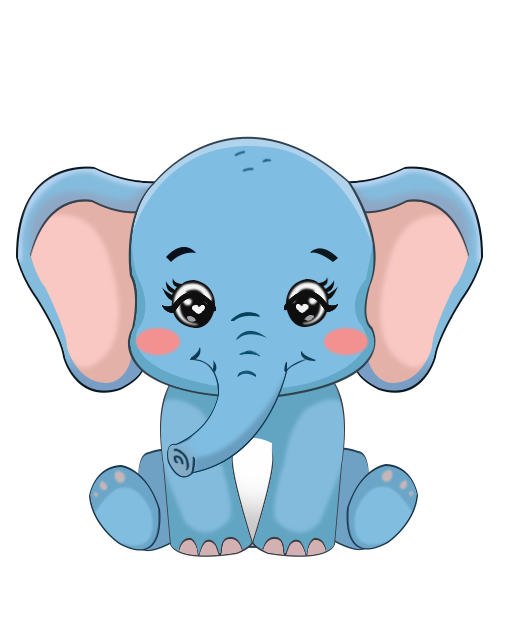
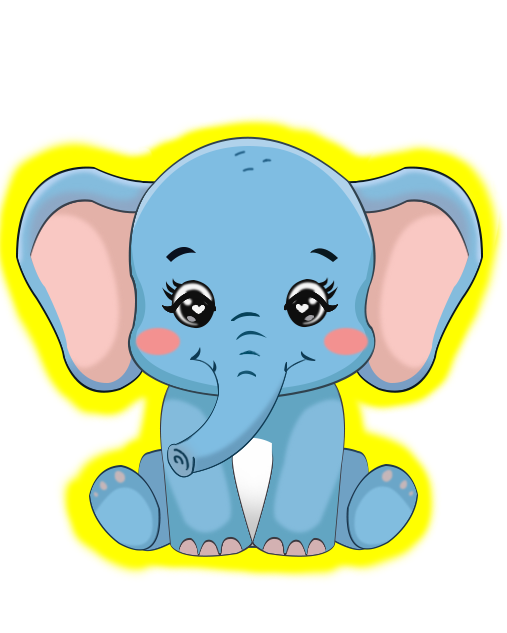
Comparing the layer stacks of the two 507 × 633 images. Changes:
added layer "Tai" (1st of 2) above "Tai" over left=0, top=130, right=211, bottom=426
added layer "Tai" (2nd of 2) above "Than" over left=308, top=136, right=507, bottom=416
added layer "Than" above "Dau" over left=52, top=151, right=497, bottom=583
added layer "Dau" above "Layer 1" over left=106, top=113, right=507, bottom=415
